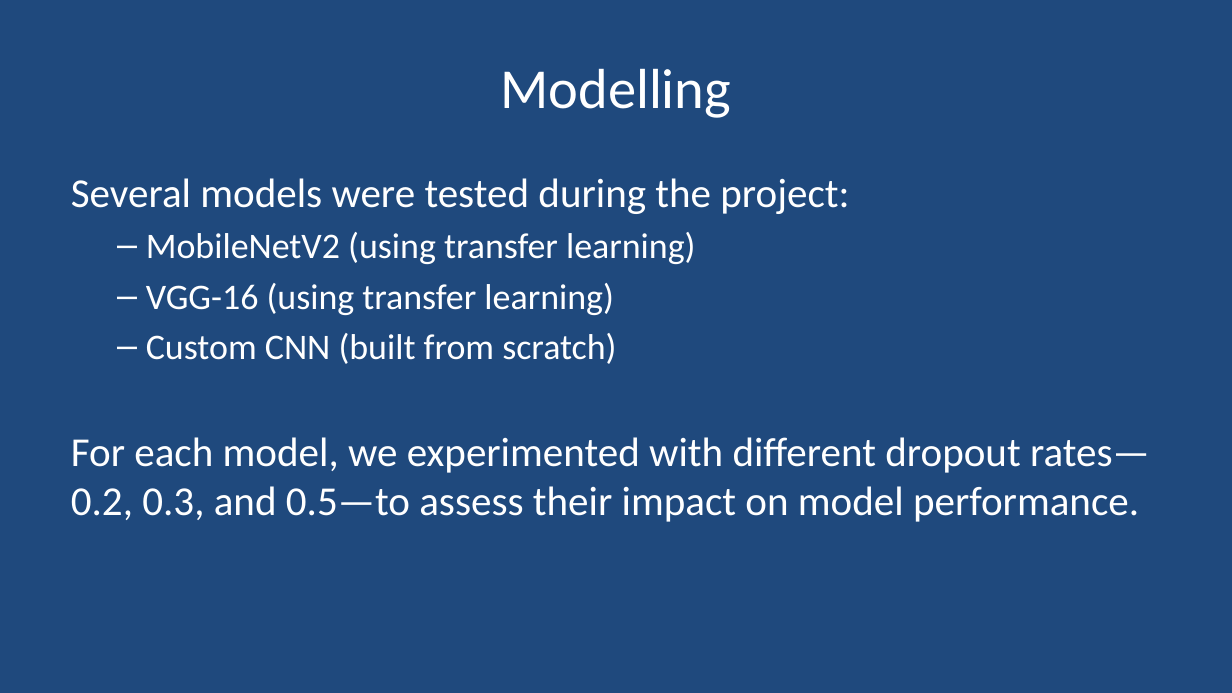
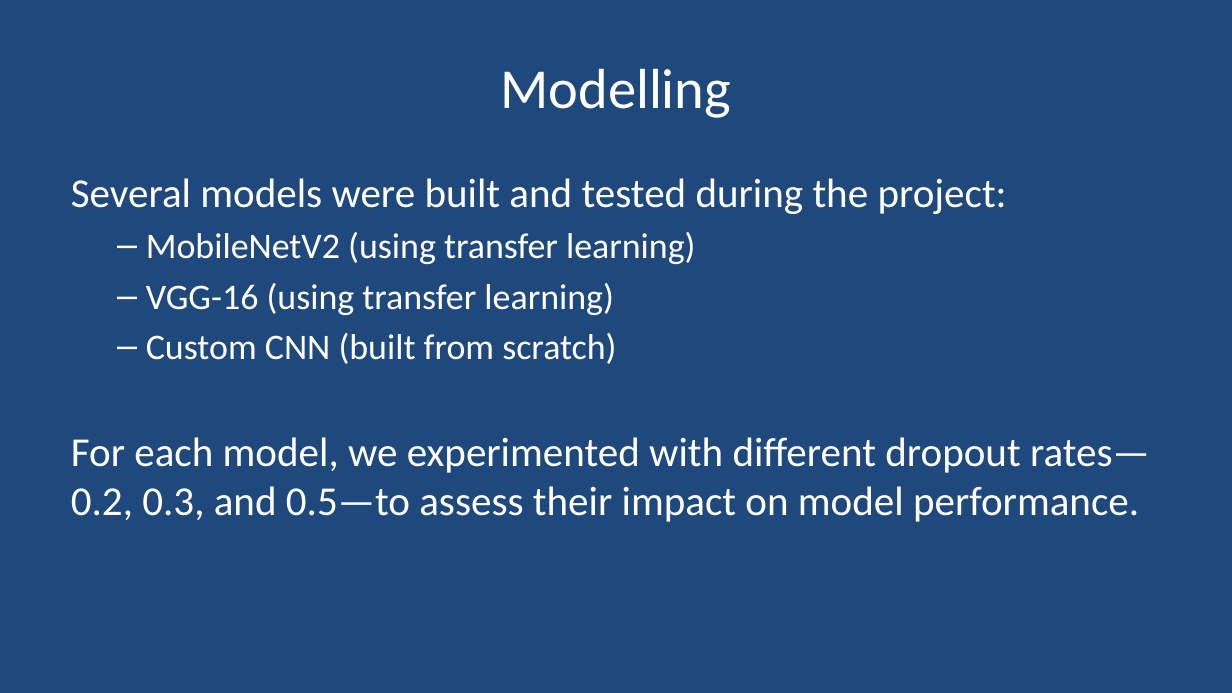
Before and after one commit to Yan1702/IOD17Feb, a slide deck: slide 8 of CapstoneProject/CapstoneProject_Presentation.pptx. Drawn at 1232x693 pixels with LibreOffice and Linux fonts; fonts in the diff are those of the drawing. Boxes give left, top, right and bottom in pixels: in the first picture for what was removed or moved away, otherwise in the second. Text is boxed around its words. In the diff, an @@ line names an element or a change of style, - is before the commit and + after.

```diff
--- a/CapstoneProject/CapstoneProject_Presentation.pptx
+++ b/CapstoneProject/CapstoneProject_Presentation.pptx
@@ text at [71,178,1007,214]: text changed @@
-Several models were tested during the project:
+Several models were built and tested during the project:
```
Also in this commit, not shown: 2 other slides changed.
